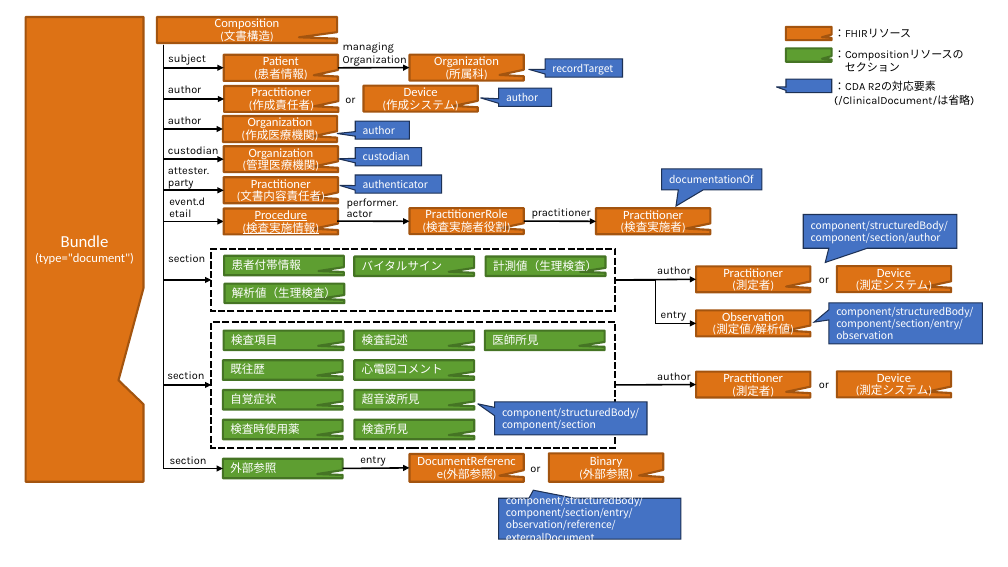
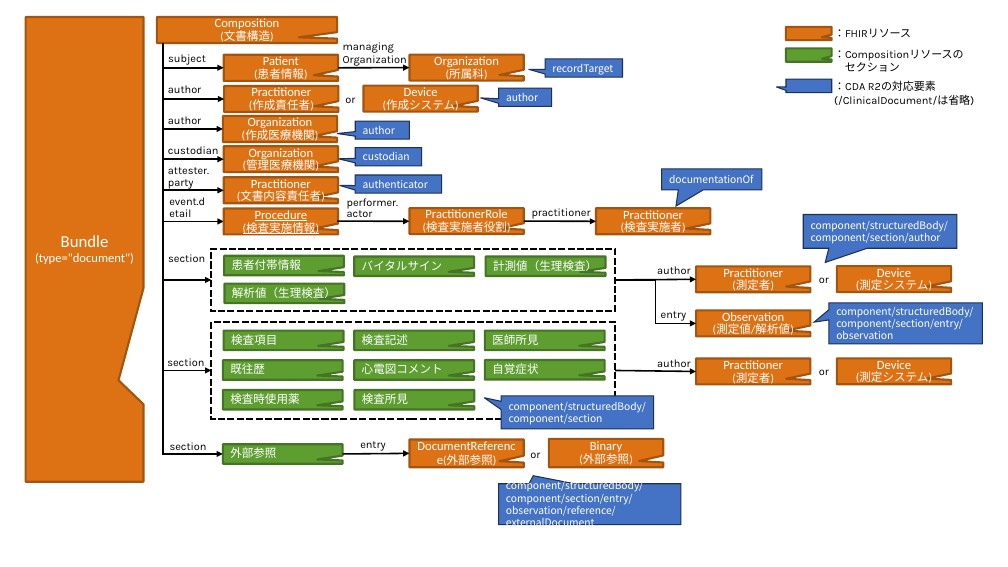
Before and after one commit to SIP3-D1/seamat2fhir, a slide deck: slide 1 of reference/IG元資料/FHIRドキュメントの全体像.pptx. Drawn at 1008x567 pixels with LibreOffice and Linux fonts; fonts in the diff are those of the drawing. Boxes give left, top, right and bottom in pixels: in the first picture for what was removed or moved away, otherwise in the second. Text is boxed around its words. In the diff, an @@ line names an element or a change of style, - is before the commit and + after.

```diff
--- a/reference/IG元資料/FHIRドキュメントの全体像.pptx
+++ b/reference/IG元資料/FHIRドキュメントの全体像.pptx
@@ elbow arrow moved from (163, 45) - (223, 469) to (163, 43) - (223, 454) @@
@@ elbow arrow moved from (163, 45) - (211, 385) to (163, 45) - (211, 371) @@
@@ rectangle: place and size @@
-rectangle at [211, 322, 615, 448]
+rectangle at [211, 322, 615, 419]
@@ speech box "自覚症状": place and size @@
-speech box "自覚症状" at [223, 390, 343, 410]
+speech box "自覚症状" at [485, 360, 605, 380]
@@ 6 texts, 6 speech boxes, 2 arrows: place and size @@
-6 texts, 6 speech boxes, 2 arrows at [167, 371, 951, 539]
+6 texts, 6 speech boxes, 2 arrows at [167, 358, 951, 525]
@@ speech box "検査時使用薬": place and size @@
-speech box "検査時使用薬" at [223, 420, 343, 439]
+speech box "検査時使用薬" at [223, 390, 343, 410]
@@ speech box "検査所見": place and size @@
-speech box "検査所見" at [355, 420, 475, 439]
+speech box "検査所見" at [355, 390, 475, 410]
@@ speech box removed at [355, 390, 475, 410] @@
-超音波所見
@@ speech box "component/structuredBody/ component/section": place and size @@
-speech box "component/structuredBody/ component/section" at [495, 402, 647, 436]
+speech box "component/structuredBody/ component/section" at [501, 396, 654, 430]
```
Also in this commit, not shown: 1 slide added, 9 other files.
